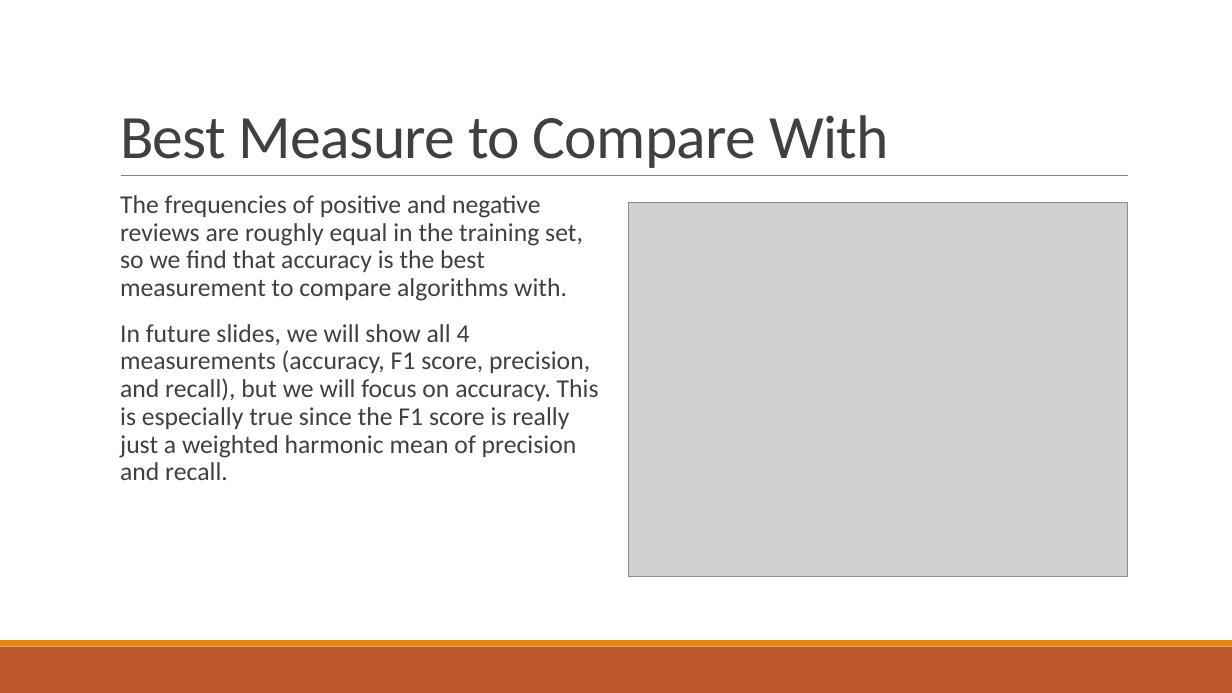
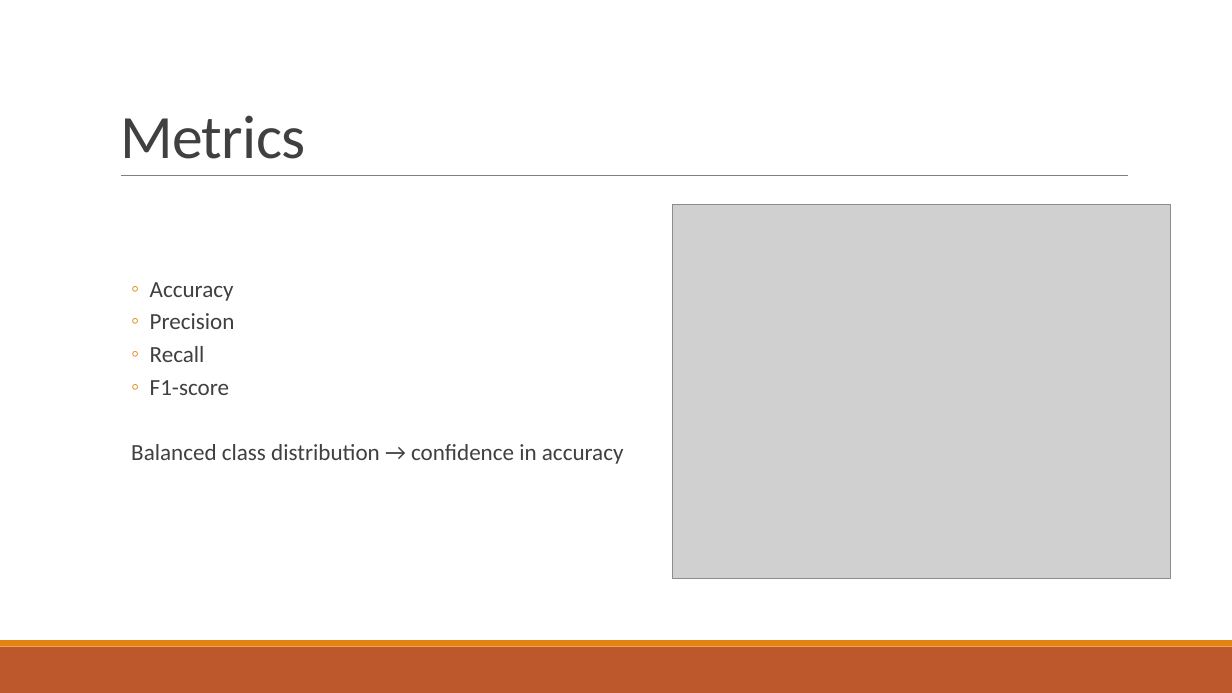
Before and after one commit to BlackSound1/COMP472_A1, a slide deck: slide 5 of presentation.pptx. Drawn at 1232x693 pixels with LibreOffice and Linux fonts; fonts in the diff are those of the drawing; grey boxes stand for pictures. Boxes give left, top, right and bottom in pixels: in the first picture for what was removed or moved away, otherwise in the second. Text is boxed around its words. In the diff, an @@ line names an element or a change of style, - is before the commit and + after.

```diff
--- a/presentation.pptx
+++ b/presentation.pptx
@@ title at (120,115,305,159): text changed @@
-Best Measure to Compare With
+Metrics
@@ picture: place and size @@
-picture at (628,202,1128,577)
+picture at (672,204,1171,579)
@@ text at (131,282,624,464): text changed; size 20 to 18 pt @@
-  The frequencies of positive and negative reviews are roughly equal in the training set, so we find that accuracy is the best measurement to compare algorithms with.
-  In future slides, we will show all 4 measurements (accuracy, F1 score, precision, and recall), but we will focus on accuracy. This is especially true since the F1 score is really just a weighted harmonic mean of precision and recall.
+  ◦ Accuracy
+  ◦ Precision
+  ◦ Recall
+  ◦ F1-score
+  Balanced class distribution → confidence in accuracy
```
Also in this commit, not shown: 7 other slides changed, 1 slide added, 2 slides removed.
